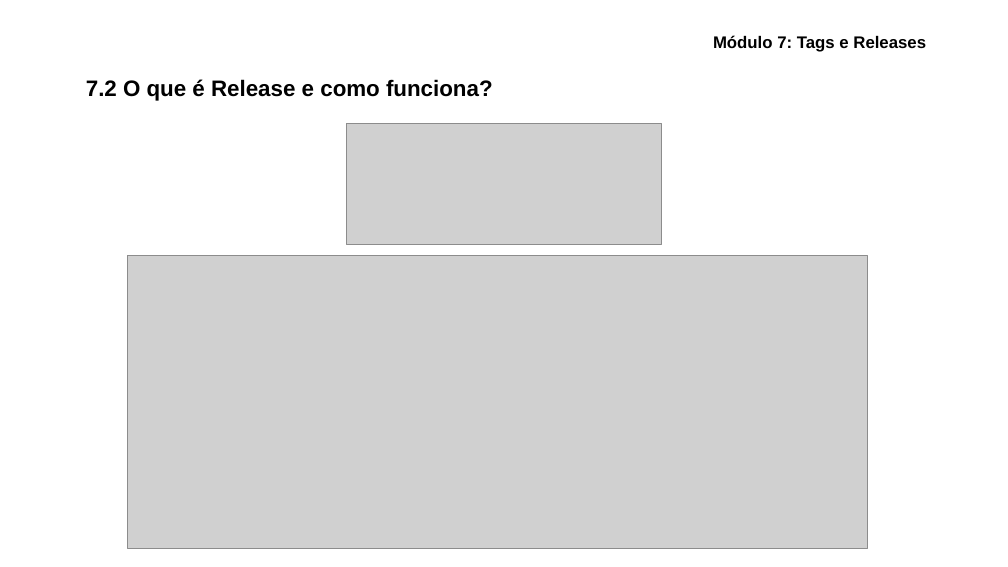
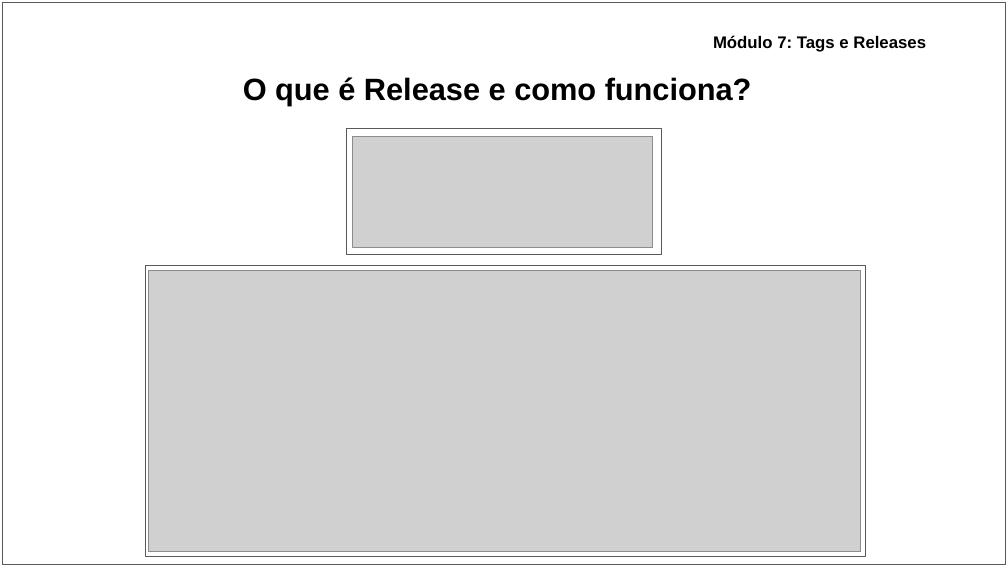
Before and after one commit to ryancunha13/Curso-Git-02, a slide deck: slide 34 of Materiais didáticos/Apresentação - Curso de Git_GitHub.pptx (slide 32 before the commit). Drawn at 1008x567 pixels with LibreOffice and Linux fonts; fonts in the diff are those of the drawing; grey boxes stand for pictures. Boxes give left, top, right and bottom in pixels: in the first picture for what was removed or moved away, otherwise in the second. Text is boxed around its words. In the diff, an @@ line names an element or a change of style, - is before the commit and + after.

```diff
--- a/Materiais didáticos/Apresentação - Curso de Git_GitHub.pptx
+++ b/Materiais didáticos/Apresentação - Curso de Git_GitHub.pptx
@@ rectangle added at (2, 2, 1006, 564), fill #FFFFFF, outline #595959 0.75 pt @@
@@ title at (243, 77, 752, 106): text changed; size 16 to 22 pt @@
-7.2 O que é Release e como funciona?
+O que é Release e como funciona?
@@ rectangle added at (347, 129, 661, 254), fill #FFFFFF, outline #595959 0.75 pt @@
@@ picture: place and size @@
-picture at (347, 123, 661, 244)
+picture at (353, 136, 652, 247)
@@ rectangle added at (146, 266, 866, 556), fill #FFFFFF, outline #595959 0.75 pt @@
@@ picture: place and size @@
-picture at (128, 256, 868, 548)
+picture at (148, 270, 860, 551)
```
Also in this commit, not shown: 38 other slides changed, 2 slides added, 3 other files.
